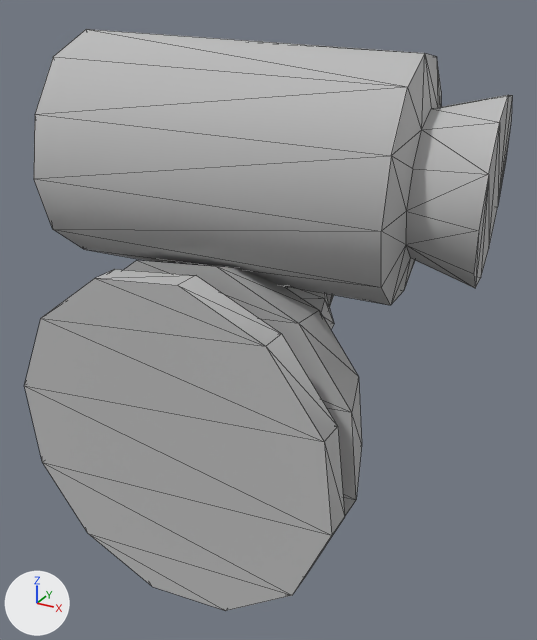
An edit to the OBJ model assets/RShoulder.obj, drawn before and after from the same camera.
The view is the same before and after, from a 50 mm lens placed at (71.6, -129.6, 65.3), pointed at (0.2, 0.3, 0.4). The axes (+X, +Y, +Z) are drawn at lower left. The lights are the same throughout. Mesh edges are drawn as thin lines. Where no turn or scale is listed for an object, it has been applied to the vertices.

In view in the first picture: 'RShoulder'.
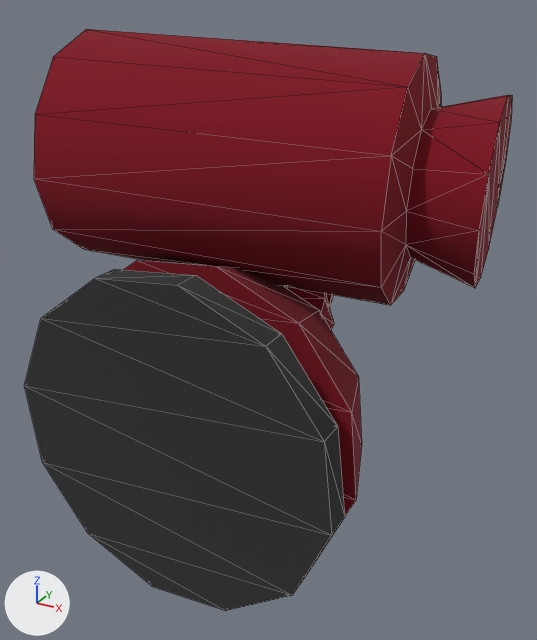
The newer file is also turned or shifted as a whole; pictures and numbers use the older file's frame.

Boxes [x1, y1, x2, y2] around the edits, measured in the pictures (537 x 640 px):
'RShoulder', recoloured
    both: [24, 29, 512, 611]
part 1 of me_rshoulder, recoloured (grey to red)
    both: [34, 29, 512, 516]

The change, as a list of edits to the scene's bpy script:
```text
Change mat_lambert2sg:
    mat_lambert2sg.base_color: (0.5, 0.5, 0.5) -> (0.03, 0.03, 0.03)  # grey #bcbcbc -> black #303030
Add mat_blinn2sg:
    mat_blinn2sg = principled_material('blinn2SG')
    mat_blinn2sg.base_color = (0.21, 0.0, 0.01)  # red #7e0019
    mat_blinn2sg.roughness = 1.0
Change me_rshoulder:
    where me_rshoulder.from_pydata(...)  # 181 vertices, 332 faces; spans x -44.7..44.7, y -31.7..31.7, z -58.5..58.5
    used by ob_rshoulder; location = (0.0, 0.0, 0.0)
    me_rshoulder part 1: 297 of the faces centred in x -44.3..44.0, y -26.0..29.7, z -57.6..57.1 switch from mat_lambert2sg (grey #bcbcbc) to mat_blinn2sg (red #7e0019)
```
